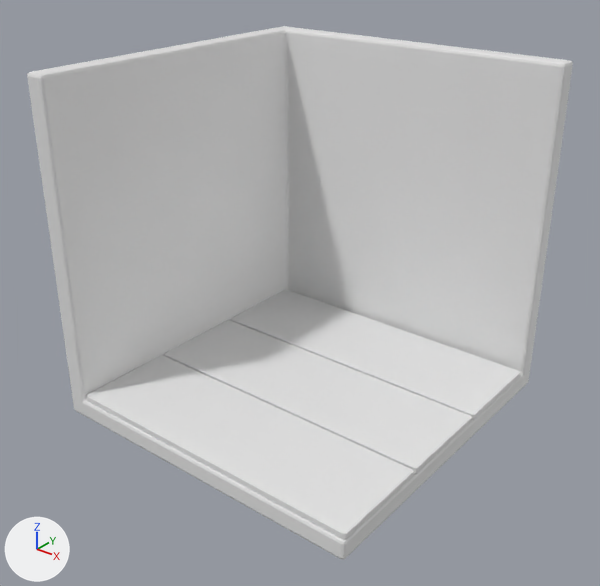
Renders of the OBJ model public/game/room.obj from each side of a commit.
Both versions are drawn from a 50 mm camera at (15.05, -19.32, 15.41) aimed at (-0.15, -0.32, 3.64). The axes (+X, +Y, +Z) are drawn at lower left. The lights are the same throughout. Where no turn or scale is listed for an object, it has been applied to the vertices.
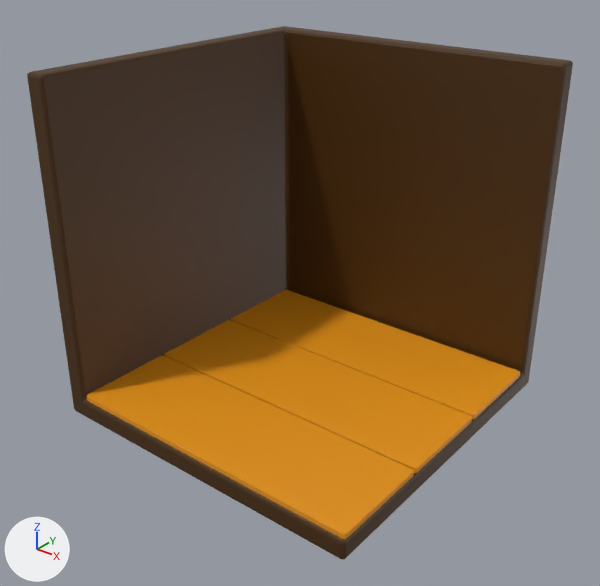
Location of each change, (x1, y1, x2, y2) in pixels of the pictures (600 x 586 px):
'Cube', recoloured (grey to brown): (27, 26, 573, 559) in both
'Cube.001', recoloured (white to orange): (86, 290, 520, 539) in both

What the commit changed:
Material 'Floor' (mat_floor) is new.
Its base color is (0.8, 0.302, 0.00575) (orange #e79511).
Material 'Walls' (mat_walls) is new.
Its base color is (0.0656, 0.0244, 0.0) (brown #482b00).
me_cube has 98 vertices, 96 faces and spans x -6.11..5.4, y -5.4..6.11, z -0.77..10.74.
me_cube now uses material mat_walls (brown #482b00).
me_cube_001 has 1152 vertices, 1158 faces and spans x -5.37..5.38, y -5.34..5.23, z -0.06..0.13.
me_cube_001 now uses material mat_floor (orange #e79511).
